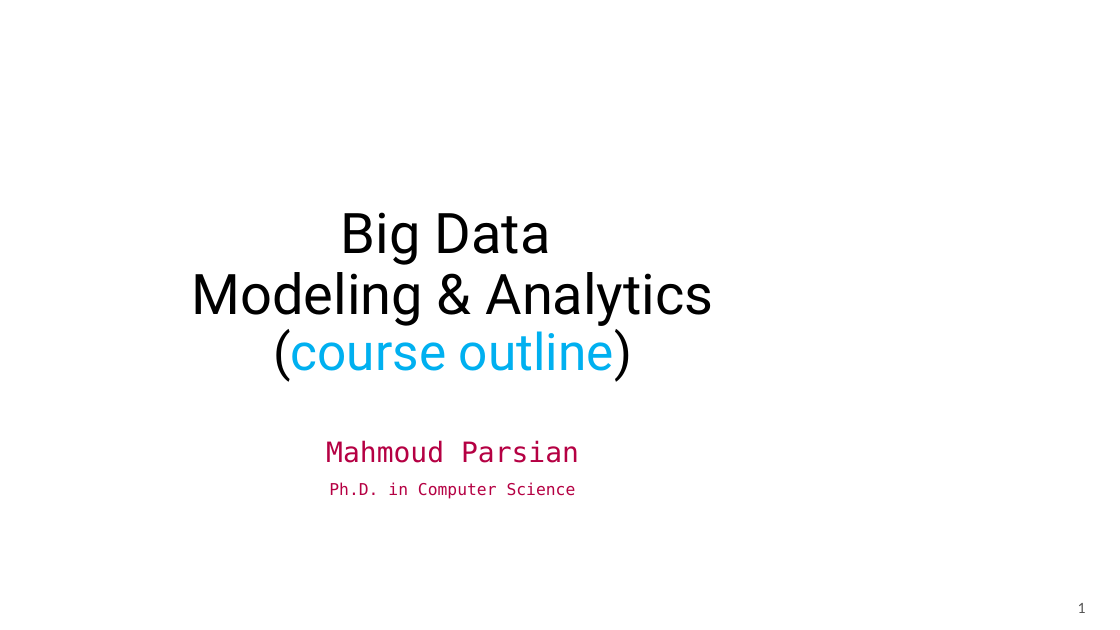
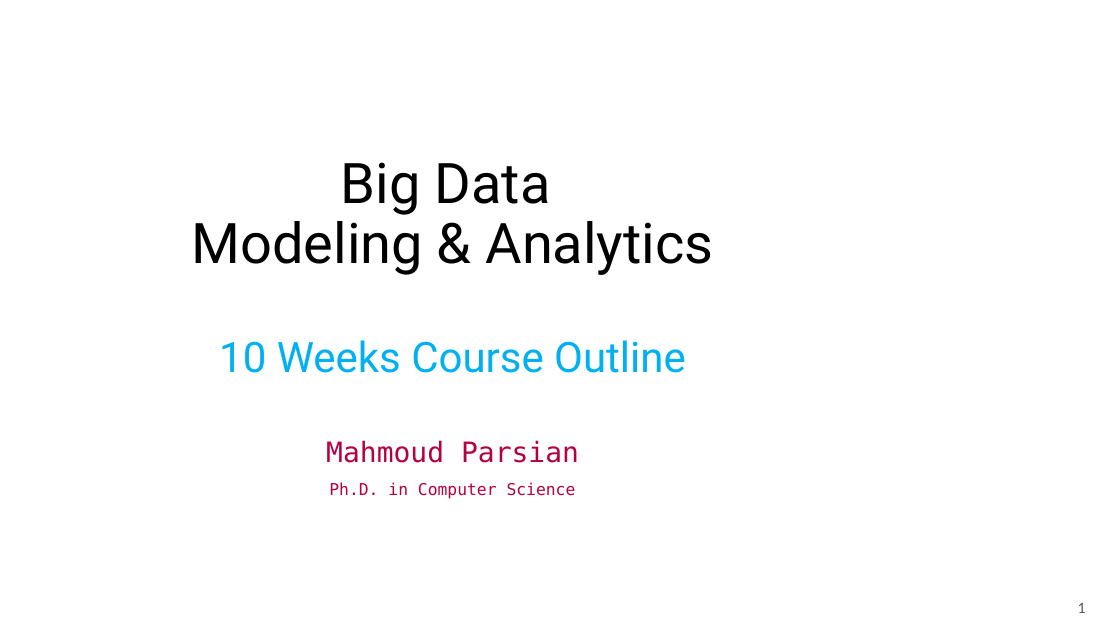
Before and after one commit to mahmoudparsian/big-data-modeling, a slide deck: slide 1 of course_information/COURSE_OUTLINE_10_WEEKS.pptx. Drawn at 1120x630 pixels with LibreOffice and Linux fonts; fonts in the diff are those of the drawing; background and template pictures are left out. Boxes give left, top, right and bottom in pixels: in the first picture for what was removed or moved away, otherwise in the second. Text is boxed around its words. In the diff, an @@ line names an element or a change of style, - is before the commit and + after.

```diff
--- a/course_information/COURSE_OUTLINE_10_WEEKS.pptx
+++ b/course_information/COURSE_OUTLINE_10_WEEKS.pptx
@@ title at (x1=191, y1=162, x2=714, y2=373): text changed @@
-Big Data
-Modeling & Analytics
-(course outline)
+Big Data
+Modeling & Analytics
+10 Weeks Course Outline
```
Also in this commit, not shown: 23 other slides changed, 2 slides added, 2 other files.
